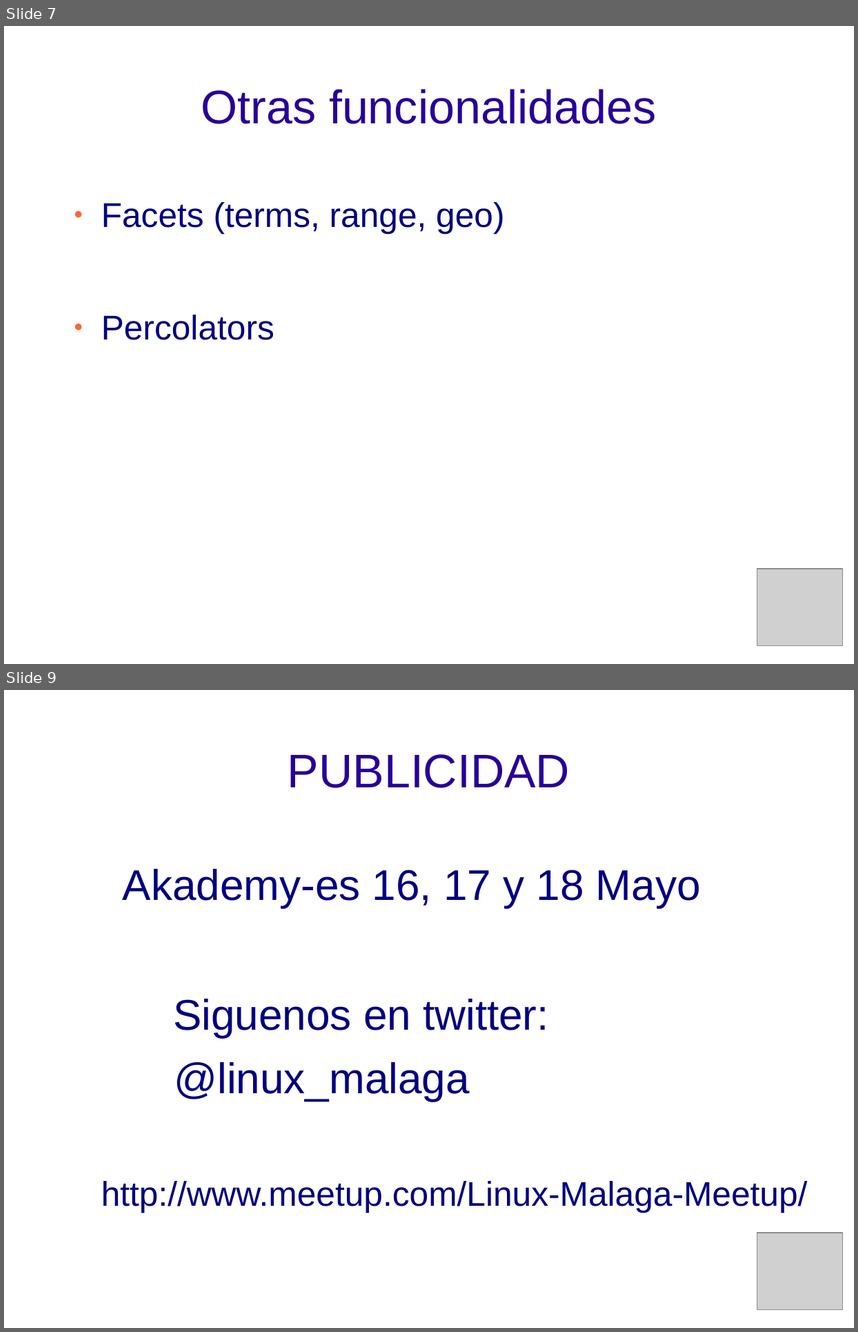
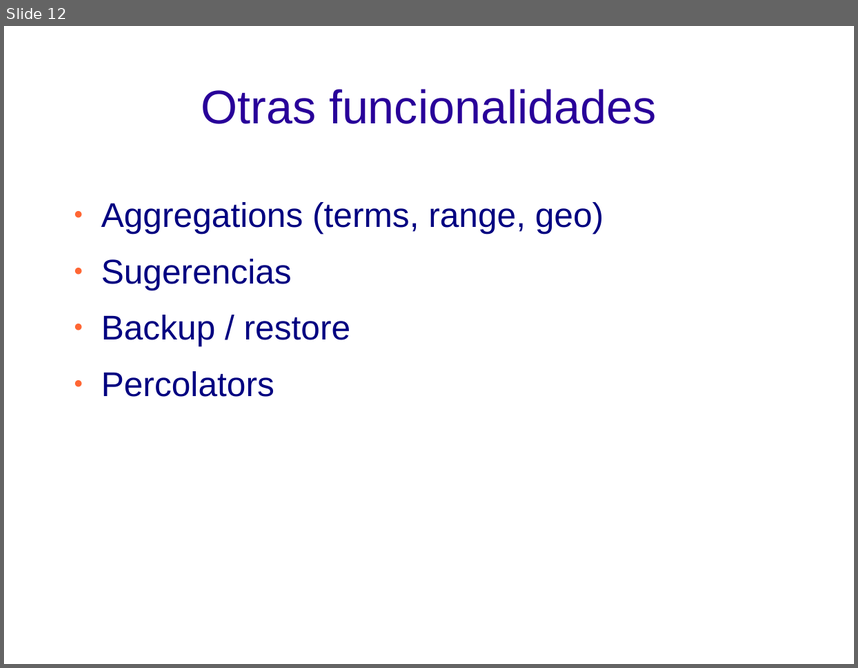
Before and after one commit to davidsf/charla_elasticsearch, a slide deck: elasticsearch.odp. Shown one above the other, each under a label of ours: slides 7 and 9 before the commit, slide 12 after it; the slides between them are not shown. The pictures are 858x1332 and 858x668 pixels, drawn with LibreOffice and Linux fonts; fonts in the diff are those of the drawing; grey boxes stand for pictures; background and template pictures are left out. Boxes give left, top, right and bottom in pixels: in the first picture for what was removed or moved away, otherwise in the second. Text is boxed around its words. In the diff, an @@ line names an element or a change of style, - is before the commit and + after.

```diff
--- a/elasticsearch.odp
+++ b/elasticsearch.odp
@@ slide 9 removed at (4, 690, 854, 1328), background picture (left out) @@
@@ title removed at (288, 754, 570, 788) @@
-PUBLICIDAD
@@ text removed at (101, 869, 808, 1212) @@
-Akademy-es 16, 17 y 18 Mayo
-  Siguenos en twitter:
-    @linux_malaga
-http://www.meetup.com/Linux-Malaga-Meetup/
@@ picture removed at (757, 1232, 842, 1310) @@
@@ what was slide 7 is now slide 12 @@
@@ slide 12 changed as well @@
@@ text at (101, 202, 604, 346): text changed @@
-● Facets (terms, range, geo)
+● Aggregations (terms, range, geo)
+● Sugerencias
+● Backup / restore
@@ picture removed at (757, 568, 842, 646) @@
```
Also in this commit, not shown: 6 other slides changed, 10 slides added, 2 other slides removed.
